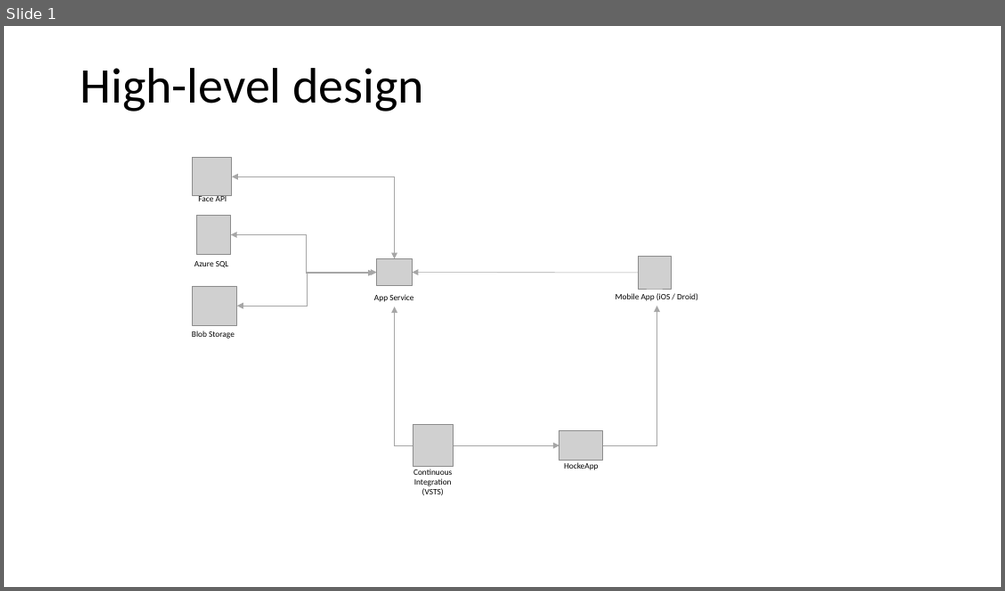
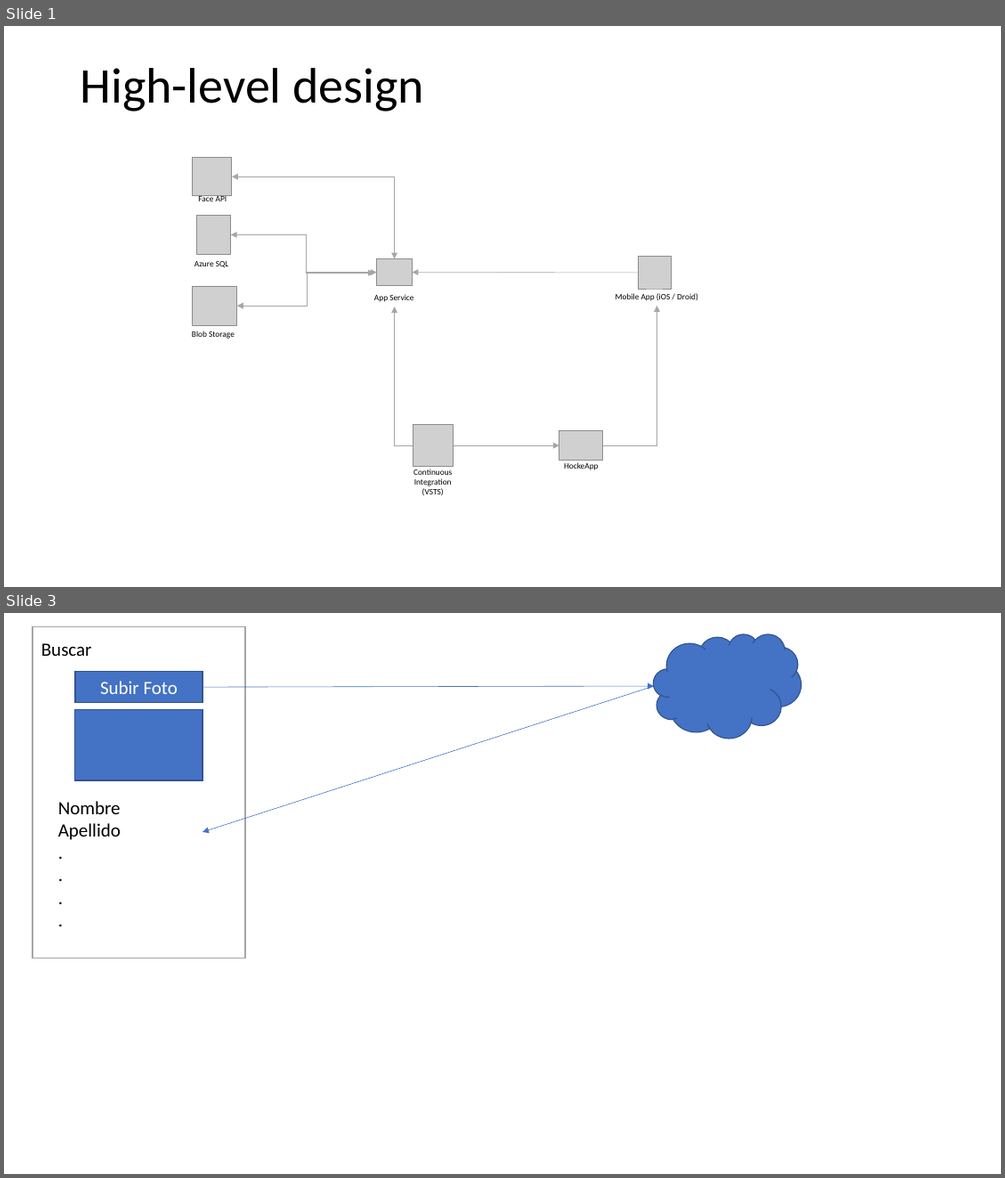
Before and after one commit to robece/cognitive-locator, a slide deck: docs/high-level-architecture.pptx. Shown one above the other, each under a label of ours: slide 1 before the commit, slides 1 and 3 after it; the slides between them are not shown. The pictures are 1005x591 and 1005x1178 pixels, drawn with LibreOffice and Linux fonts; fonts in the diff are those of the drawing; grey boxes stand for pictures. Boxes give left, top, right and bottom in pixels: in the first picture for what was removed or moved away, otherwise in the second. Text is boxed around its words. In the diff, an @@ line names an element or a change of style, - is before the commit and + after.

```diff
--- a/docs/high-level-architecture.pptx
+++ b/docs/high-level-architecture.pptx
@@ slide 3 added at box(4, 613, 1001, 1174), background #FFFFFF @@
@@ rectangle added at box(32, 626, 245, 957), outline #A6A6A6 1 pt @@
@@ cloud added at box(653, 634, 801, 738), fill #4472C4, outline #325491 1 pt @@
@@ text added at box(41, 643, 92, 656), 18 pt, text #000000 @@
+Buscar
@@ rectangle added at box(75, 672, 202, 703), fill #4472C4, outline #325491 1 pt, 18 pt, text #FFFFFF @@
+Subir Foto
@@ arrow added from (202, 687) to (654, 686), #4472C4 0.5 pt @@
@@ arrow added from (654, 686) to (202, 832), #4472C4 0.5 pt @@
@@ rectangle added at box(75, 709, 202, 779), fill #4472C4, outline #325491 1 pt @@
@@ text added at box(58, 801, 121, 840), 18 pt, text #000000 @@
+Nombre
+Apellido
+.
+.
+.
+.
```
Also in this commit, not shown: 1 other slide added.
